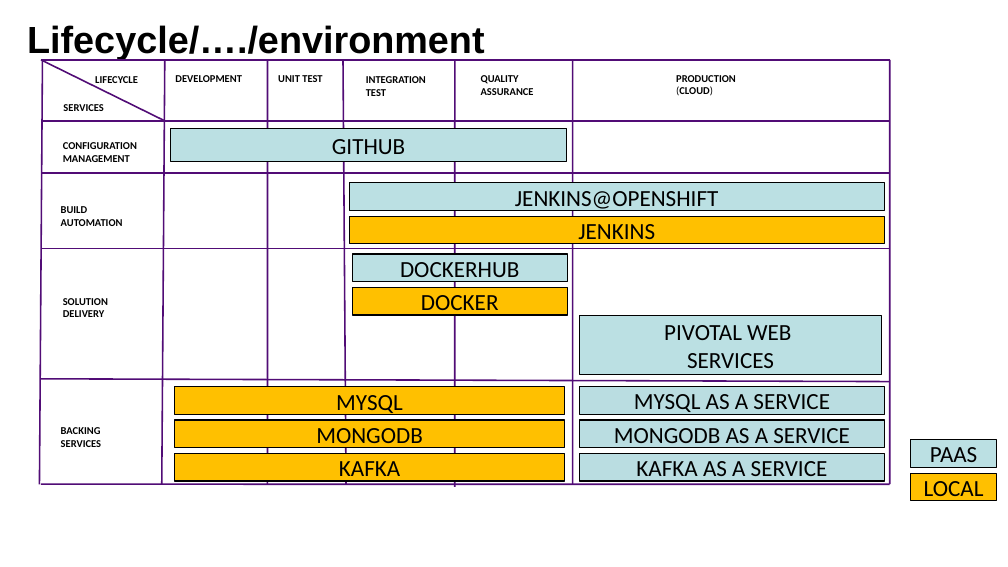
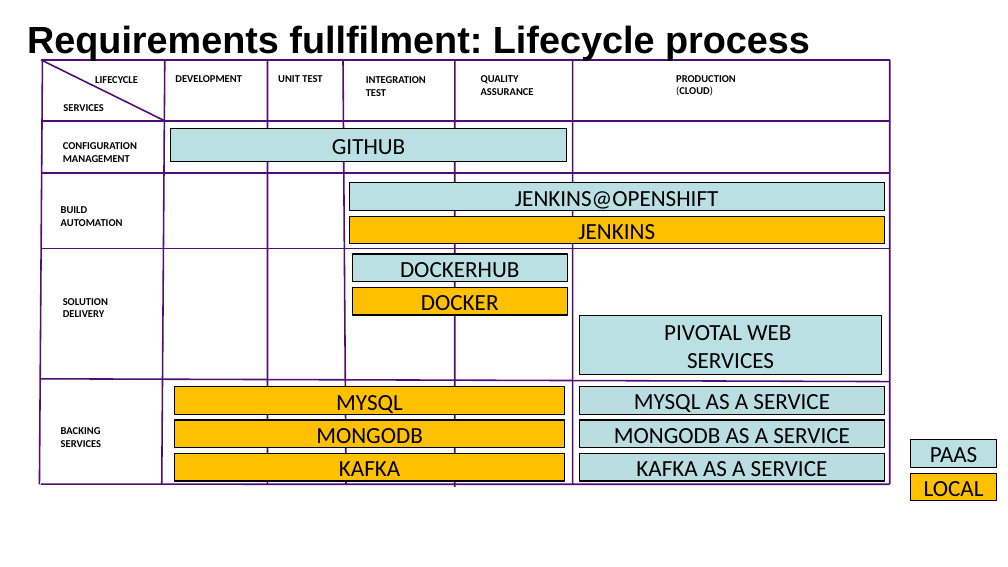
Before and after one commit to lbennardis/microS_code2016_DOCS, a slide deck: slide 13 of luigiBennardisMicroservices.pptx (slide 9 before the commit). Drawn at 1008x567 pixels with LibreOffice and Linux fonts; fonts in the diff are those of the drawing; background and template pictures are left out. Boxes give left, top, right and bottom in pixels: in the first picture for what was removed or moved away, otherwise in the second. Text is boxed around its words. In the diff, an @@ line names an element or a change of style, - is before the commit and + after.

```diff
--- a/luigiBennardisMicroservices.pptx
+++ b/luigiBennardisMicroservices.pptx
@@ title at (27,25,810,60): text changed @@
-Lifecycle/…./environment
+Requirements fullfilment: Lifecycle process
```
Also in this commit, not shown: 6 other slides changed, 6 slides added, 1 slide removed, 1 other file.
